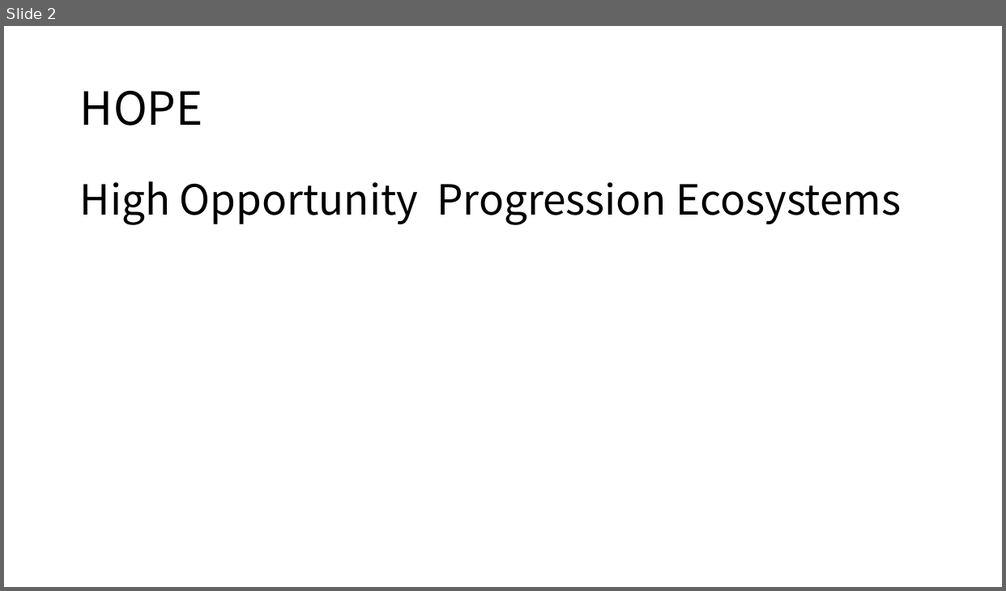
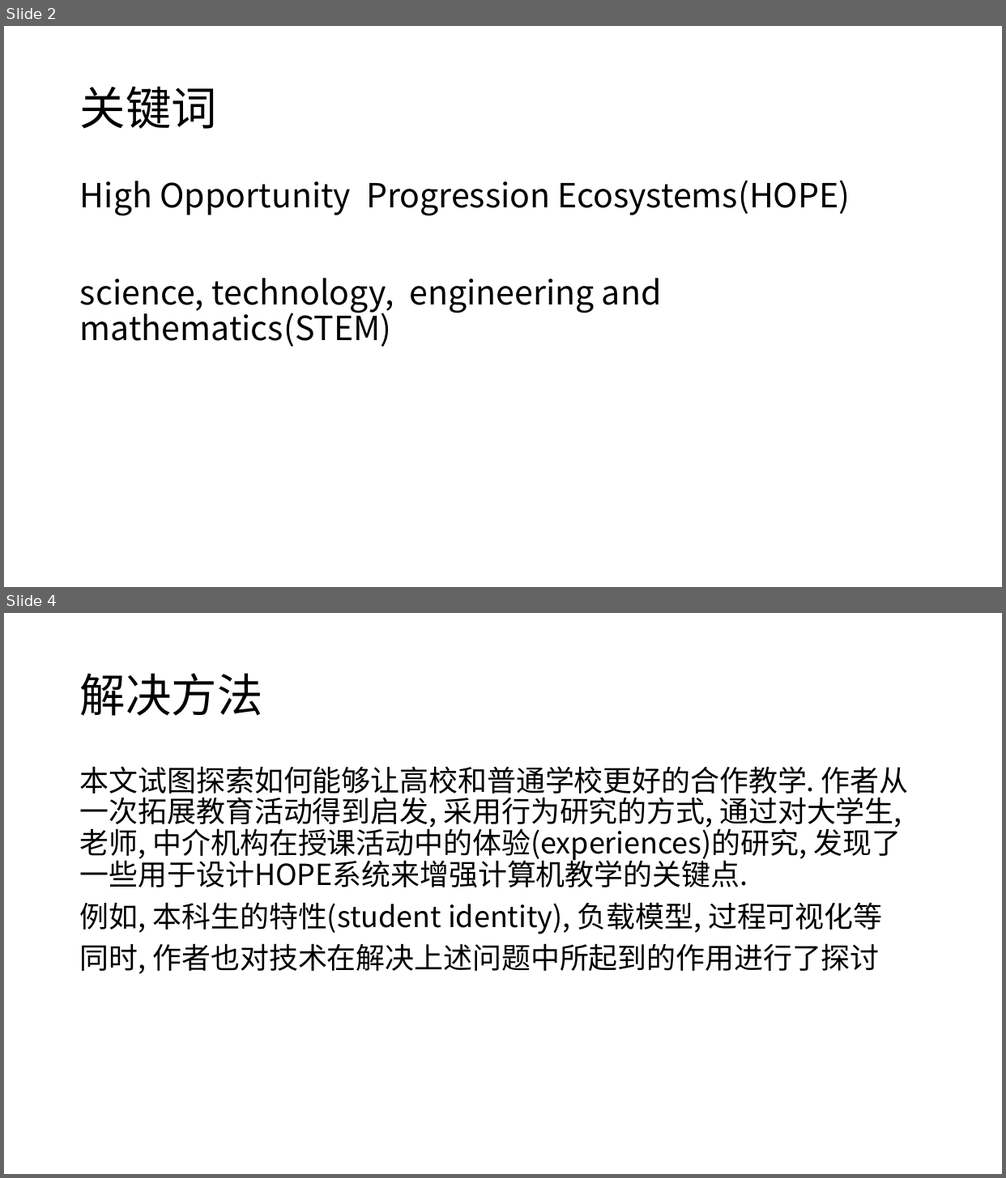
Before and after one commit to twesix/paper-notes, a slide deck: 201905/5-25分享.pptx. Shown one above the other, each under a label of ours: slide 2 before the commit, slides 2 and 4 after it; the slides between them are not shown. The pictures are 1006x591 and 1006x1178 pixels, drawn with LibreOffice and Linux fonts; fonts in the diff are those of the drawing. Boxes give left, top, right and bottom in pixels: in the first picture for what was removed or moved away, otherwise in the second. Text is boxed around its words. In the diff, an @@ line names an element or a change of style, - is before the commit and + after.

```diff
--- a/201905/5-25分享.pptx
+++ b/201905/5-25分享.pptx
@@ slide 4 added at box(4, 613, 1002, 1174), background #FFFFFF @@
@@ title added at box(80, 673, 263, 716), 44 pt, text #000000 @@
+解决方法
@@ text added at box(80, 766, 909, 974), 28 pt, text #000000 @@
+本文试图探索如何能够让高校和普通学校更好的合作教学. 作者从一次拓展教育活动得到启发, 采用行为研究的方式, 通过对大学生, 老师, 中介机构在授课活动中的体验(experiences)的研究, 发现了一些用于设计HOPE系统来增强计算机教学的关键点.
+例如, 本科生的特性(student identity), 负载模型, 过程可视化等
+同时, 作者也对技术在解决上述问题中所起到的作用进行了探讨
@@ slide 2 changed as well @@
@@ title at box(80, 86, 217, 129): text changed @@
-HOPE
+关键词
@@ text at box(80, 180, 850, 347): text changed; size 40 to 32 pt @@
-High Opportunity Progression Ecosystems
+High Opportunity Progression Ecosystems(HOPE)
+science, technology, engineering and mathematics(STEM)
```
Also in this commit, not shown: 1 other slide changed, 9 other slides added, 2 slides removed, 1 other file.
